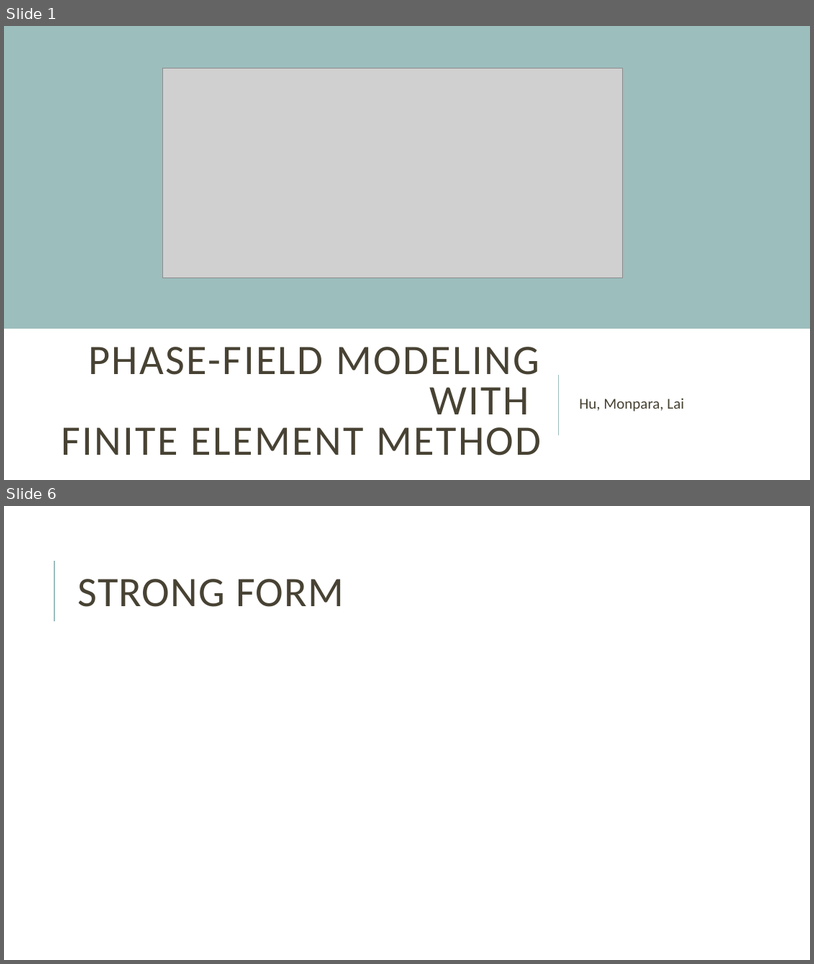
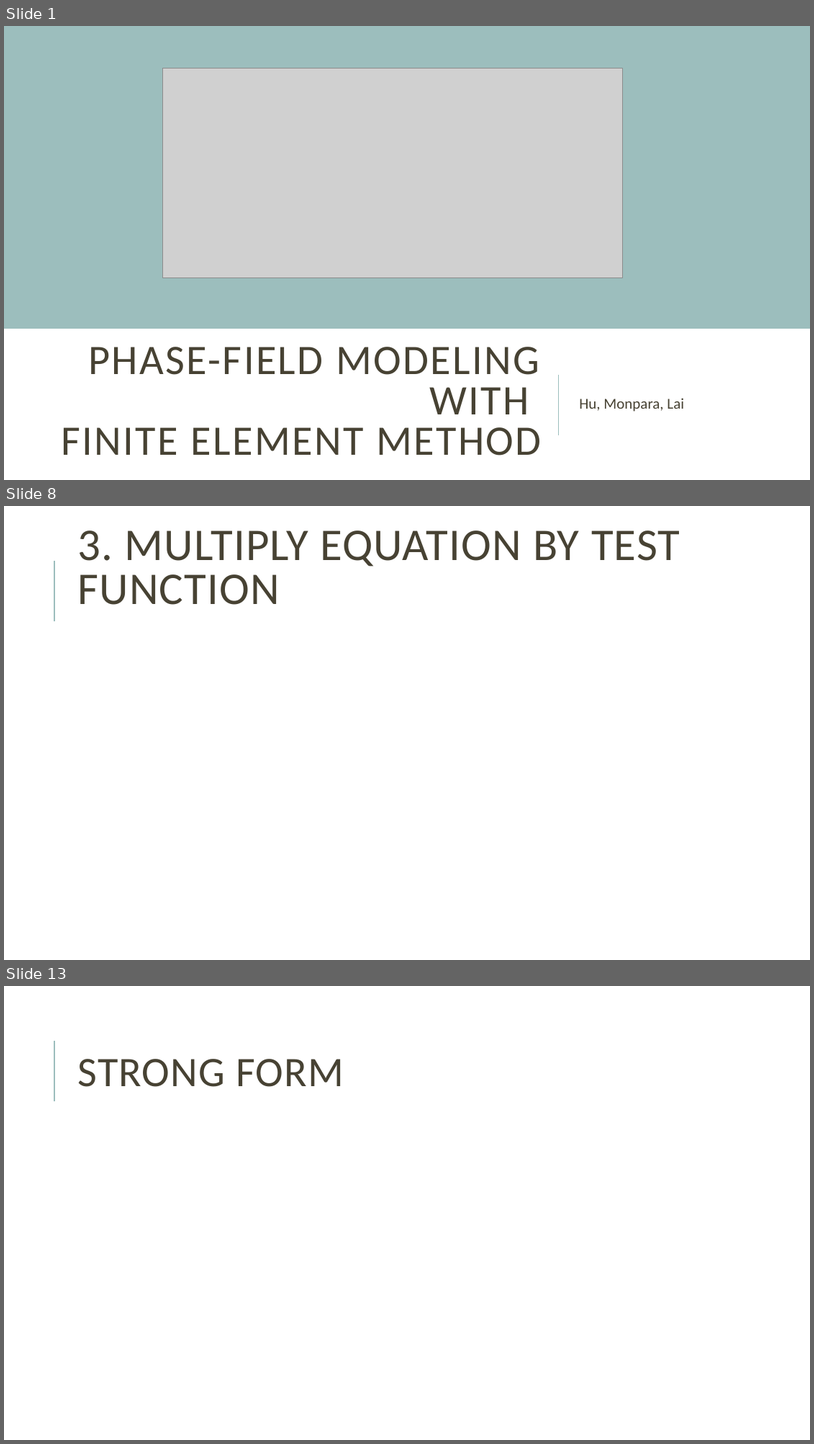
Before and after one commit to mblai35/Phase-FieldModelingFEM, a slide deck: PFMFEM.pptx. Shown one above the other, each under a label of ours: slides 1 and 6 before the commit, slides 1, 8 and 13 after it; the slides between them are not shown. The pictures are 814x964 and 814x1444 pixels, drawn with LibreOffice and Linux fonts; fonts in the diff are those of the drawing; grey boxes stand for pictures. Boxes give left, top, right and bottom in pixels: in the first picture for what was removed or moved away, otherwise in the second. Text is boxed around its words. In the diff, an @@ line names an element or a change of style, - is before the commit and + after.

```diff
--- a/PFMFEM.pptx
+++ b/PFMFEM.pptx
@@ slide 8 added at box(4, 506, 810, 960), background #FFFFFF; not listed: 1 template element that a slide beside it also shows @@
@@ title added at box(77, 530, 680, 605), 54 pt, text #474233 @@
+3. MULTIPLY EQUATION BY TEST FUNCTION
@@ what was slide 6 is now slide 13 @@
```
Also in this commit, not shown: 4 slides changed, 7 other slides added, 2 other files.
